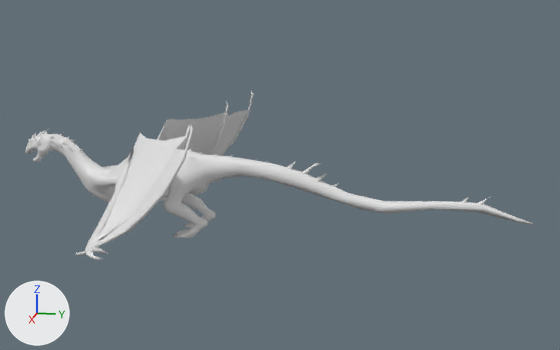
One commit to the OBJ model Assets/Models/smaug.obj: the scene before it, then after it.
One viewpoint serves both versions: a 50 mm lens placed at (158.1, 67.4, 53.5), pointed at (-0.5, 35.7, 13.8). The lights are fixed; the arrows at lower left show +X, +Y and +Z. Where no turn or scale is listed for an object, it has been applied to the vertices.

The scene before the commit, as lines of its bpy script (objects in view):
```python
me_smaug = bpy.data.meshes.new('smaug')
me_smaug.from_pydata(...)  # 1415 vertices, 2439 faces; spans x -26.3..26.3, y -23.1..88.5, z -0.1..28.7
ob_smaug = bpy.data.objects.new('smaug', me_smaug)
ob_smaug.location = (0.0, 0.0, 0.0)
```
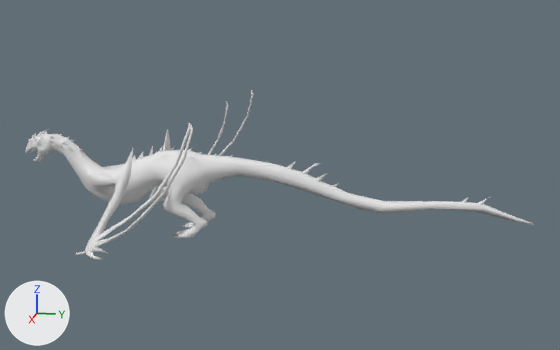
What differs and where, as boxes [x1, y1, x2, y2] in the pictures (560 x 350 px):
```json
{"part": 1, "of": "me_smaug", "change": "deleted", "before": [28, 110, 248, 241]}
```

The change, as JSON lines over the scene's bpy script:
```json
{"block": "me_smaug", "where": "# used by ob_smaug; location = (0.0, 0.0, 0.0)"}
{"op": "remove", "block": "me_smaug", "code": "me_smaug.from_pydata(...)  # 1415 vertices, 2439 faces; spans x -26.3..26.3, y -23.1..88.5, z -0.1..28.7"}
{"op": "add", "block": "me_smaug", "code": "me_smaug.from_pydata(...)  # 1068 vertices, 2132 faces; spans x -26.3..26.3, y -23.1..88.5, z -0.1..28.7"}
{"block": "me_smaug", "change": "me_smaug part 1: 67 loose pieces with 347 vertices, spanning x -26.1..26.1, y -22.5..23.3, z 1.9..24.8, are deleted"}
```
